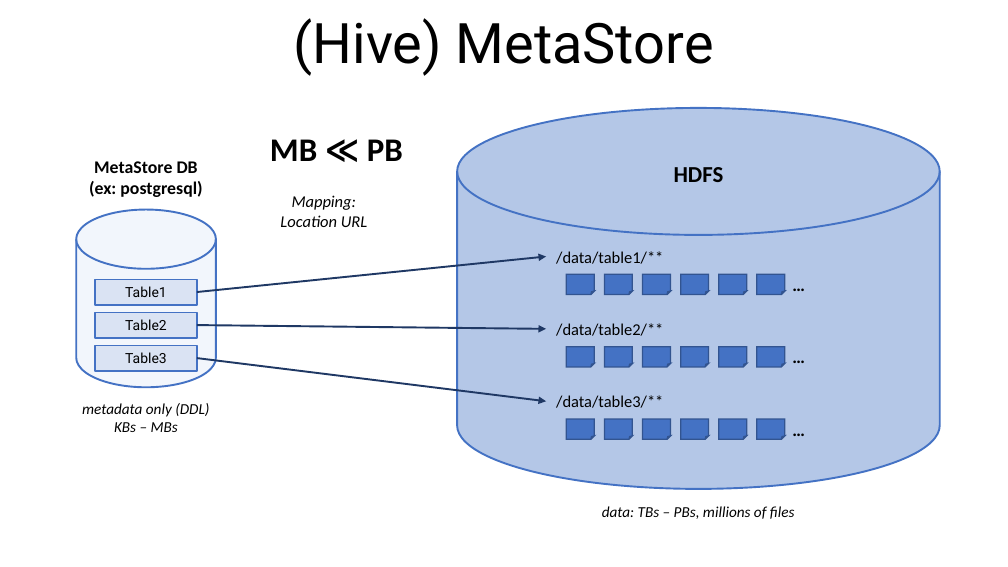
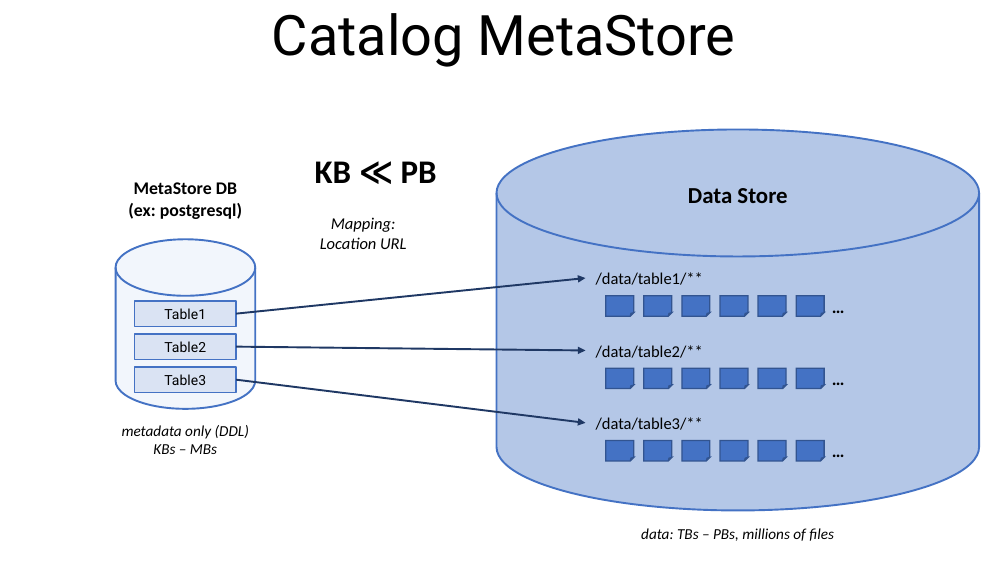
Before and after one commit to Arnaud-Nauwynck/presentations, a slide deck: slide 12 of pres-bigdata/7-Sql-to-Hadoop-files-parquet-metastore.pptx (slide 7 before the commit). Drawn at 1008x567 pixels with LibreOffice and Linux fonts; fonts in the diff are those of the drawing. Boxes give left, top, right and bottom in pixels: in the first picture for what was removed or moved away, otherwise in the second. Text is boxed around its words. In the diff, an @@ line names an element or a change of style, - is before the commit and + after.

```diff
--- a/pres-bigdata/7-Sql-to-Hadoop-files-parquet-metastore.pptx
+++ b/pres-bigdata/7-Sql-to-Hadoop-files-parquet-metastore.pptx
@@ title at <box>272,13,736,67</box>: text changed @@
-(Hive) MetaStore
+Catalog MetaStore
@@ text at <box>315,161,437,183</box>: text changed @@
-MB ≪ PB
+KB ≪ PB
@@ text removed at <box>674,167,724,182</box> @@
-HDFS
@@ text added at <box>688,188,787,203</box>, 18 pt, text #000000, bold @@
+Data Store
@@ cylinder: place and size @@
-cylinder at <box>76,209,216,387</box>
+cylinder at <box>115,240,255,409</box>
@@ 15 folded corners: place and size @@
-15 folded corners at <box>605,274,786,439</box>
+15 folded corners at <box>606,296,787,461</box>
@@ 3 folded corners: place and size @@
-3 folded corners at <box>566,274,595,439</box>
+3 folded corners at <box>797,296,825,461</box>
@@ 10 texts, 3 freeform shapes, 3 arrows, 1 cylinder: place and size @@
-10 texts, 3 freeform shapes, 3 arrows, 1 cylinder at <box>82,108,940,519</box>
+10 texts, 3 freeform shapes, 3 arrows, 1 cylinder at <box>122,130,980,541</box>
```
Also in this commit, not shown: 33 other slides changed, 51 slides added, 28 slides removed, 3 other files.
